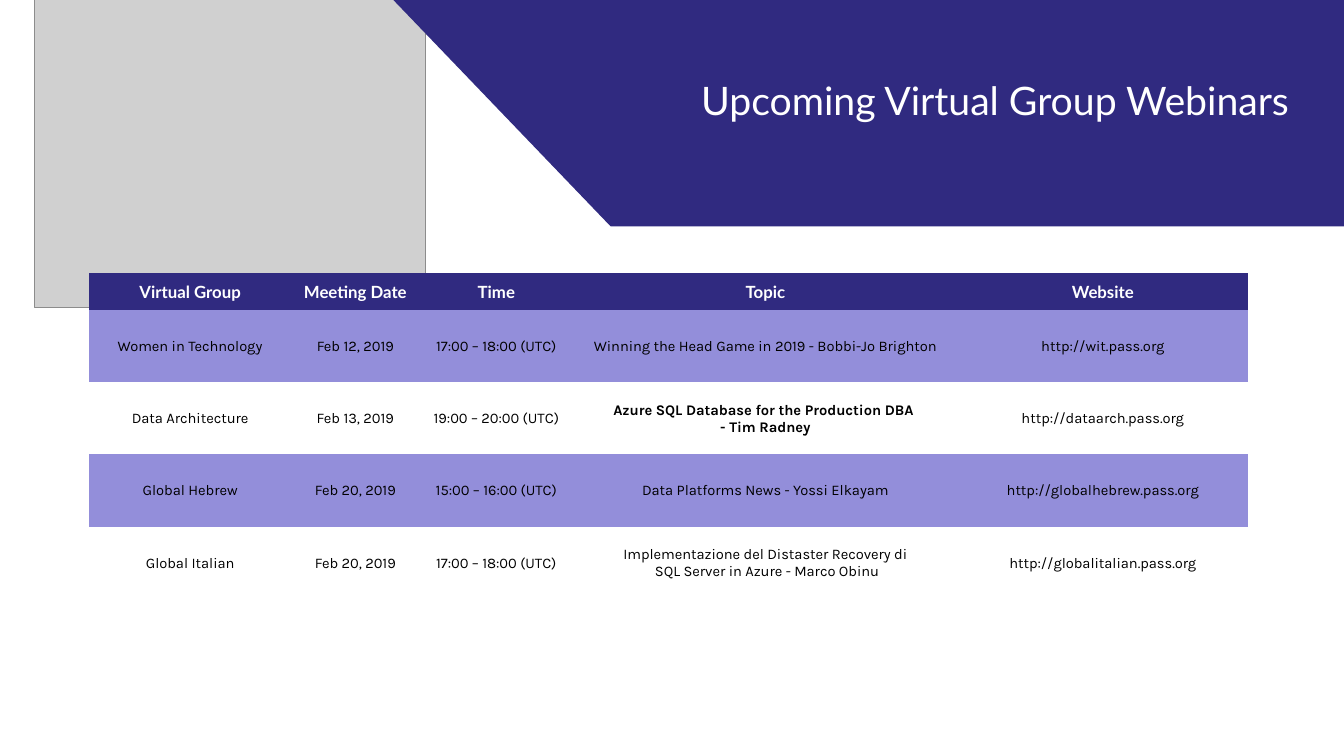
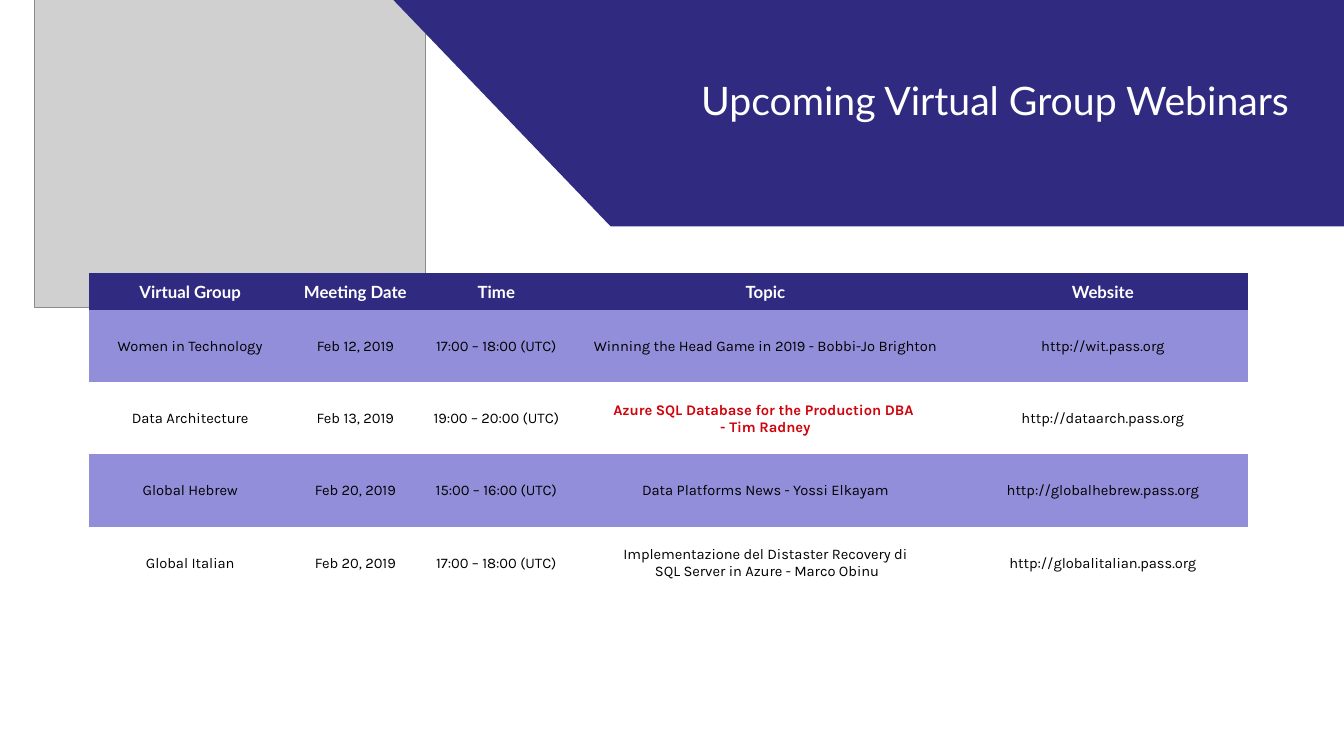
Before and after one commit to GTSSUG/Sessions, a slide deck: slide 4 of 20190123/PASS-GTSSUG-20190123.pptx. Drawn at 1344x756 pixels with LibreOffice and Linux fonts; fonts in the diff are those of the drawing; grey boxes stand for pictures; background and template pictures are left out. Boxes give left, top, right and bottom in pixels: in the first picture for what was removed or moved away, otherwise in the second. Text is boxed around its words. In the diff, an @@ line names an element or a change of style, - is before the commit and + after.

```diff
--- a/20190123/PASS-GTSSUG-20190123.pptx
+++ b/20190123/PASS-GTSSUG-20190123.pptx
@@ table at [89, 273, 1248, 600] @@
@@ text colour #000000 to #D1040D in "Azure SQL Database for the Production DBA", "- Tim Radney" @@
```
Also in this commit, not shown: 7 other slides changed, 2 slides added, 2 slides removed.
